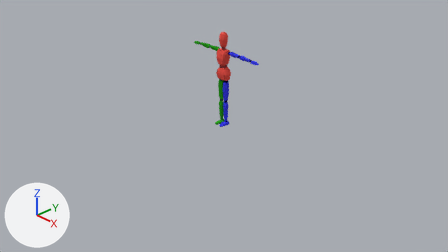
The Blender file Blender Assets/modelStudy1.blend: old version first, new version second.
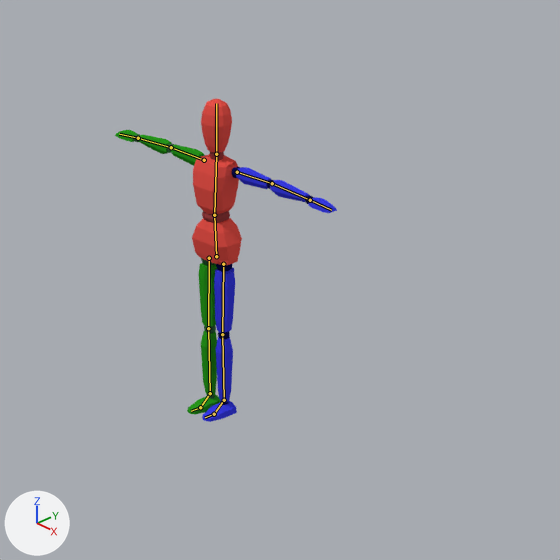
Each version appears first from the file's camera 'Camera', and next in a close-up on the part from 36% to 72% of the width and 1% to 66% of the height. Every picture has the same lights, and +X, +Y and +Z are marked at lower left. The bones that bend it are drawn over the model as lines in the close-ups.
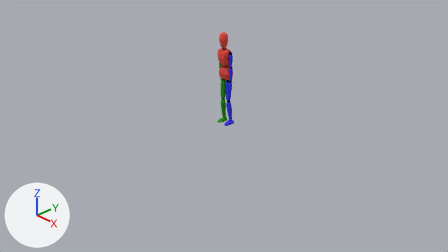
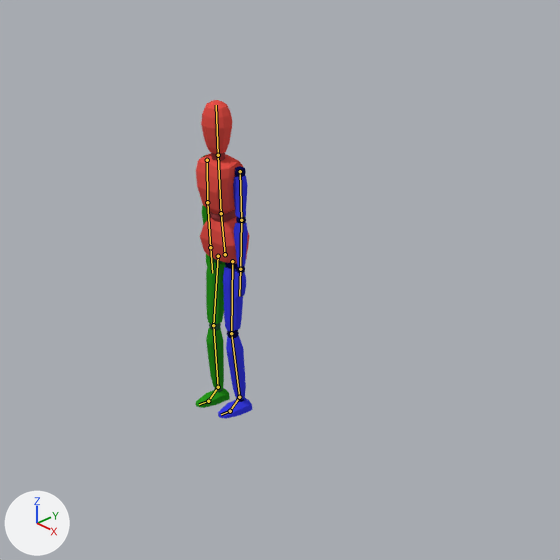
The newer file adds an action. The first version stands in its rest pose; the second is drawn at frame 50 of the action 'Idle'.

The change in detail:
Bone 'Hip' (bone_hip) moves from (0.0, 0.0, 0.0) to (0.0, -0.008, -0.061).
Bone 'Hip' (bone_hip) turns from (0, 0, 0) to (4, 0, 0) degrees about its own x, y and z.
Bone 'Spine' (bone_spine) turns from (0, 0, 0) to (3, 0, 0) degrees about its own x, y and z.
Bone 'Skull' (bone_skull) turns from (0, 0, 0) to (-4, 0, 0) degrees about its own x, y and z.
Bone 'Upper Arm.L' (bone_upper_arm_l) turns from (0, 0, 0) to (9, -1, -85) degrees about its own x, y and z.
Bone 'Upper Arm.R' (bone_upper_arm_r) turns from (0, 0, 0) to (0, 0, 85) degrees about its own x, y and z.
Bone 'Leg IK.L' (bone_leg_ik_l) moves from (0.0, 0.0, 0.0) to (0.03, 0.086, -0.001).
Bone 'Leg IK.R' (bone_leg_ik_r) moves from (0.0, 0.0, 0.0) to (-0.03, 0.086, -0.001).

Changed parts and their boxes (x1, y1, x2, y2) in the close-ups (560 x 560 px):
'Cube', posed (74% narrower): before (115, 99, 337, 422); after (196, 100, 253, 419)
bone 'Hip', root to tip: before (216, 256) to (214, 215); after (225, 254) to (221, 213)
bone 'Spine', root to tip: before (214, 215) to (216, 154); after (221, 213) to (218, 155)
bone 'Skull', root to tip: before (216, 154) to (216, 103); after (218, 155) to (216, 105)
bone 'Upper Arm.L', root to tip: before (237, 172) to (272, 183); after (240, 171) to (241, 220)
bone 'Upper Arm.R', root to tip: before (204, 160) to (171, 147); after (207, 160) to (207, 202)
